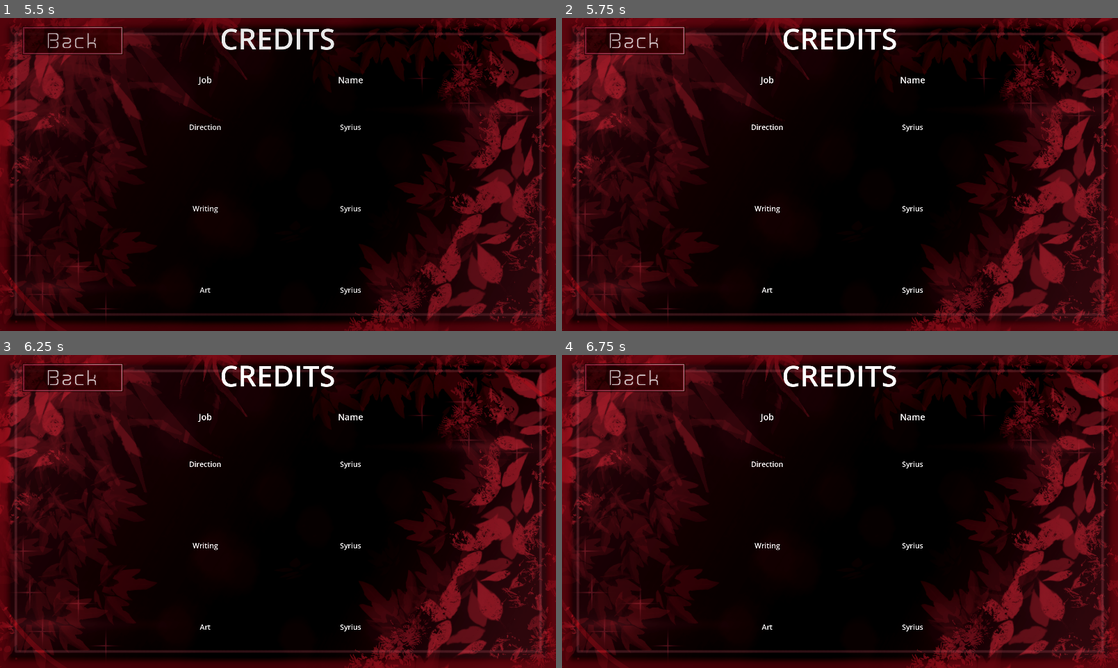
Above: before the commit, frames 1-4 (two rows, left to right).
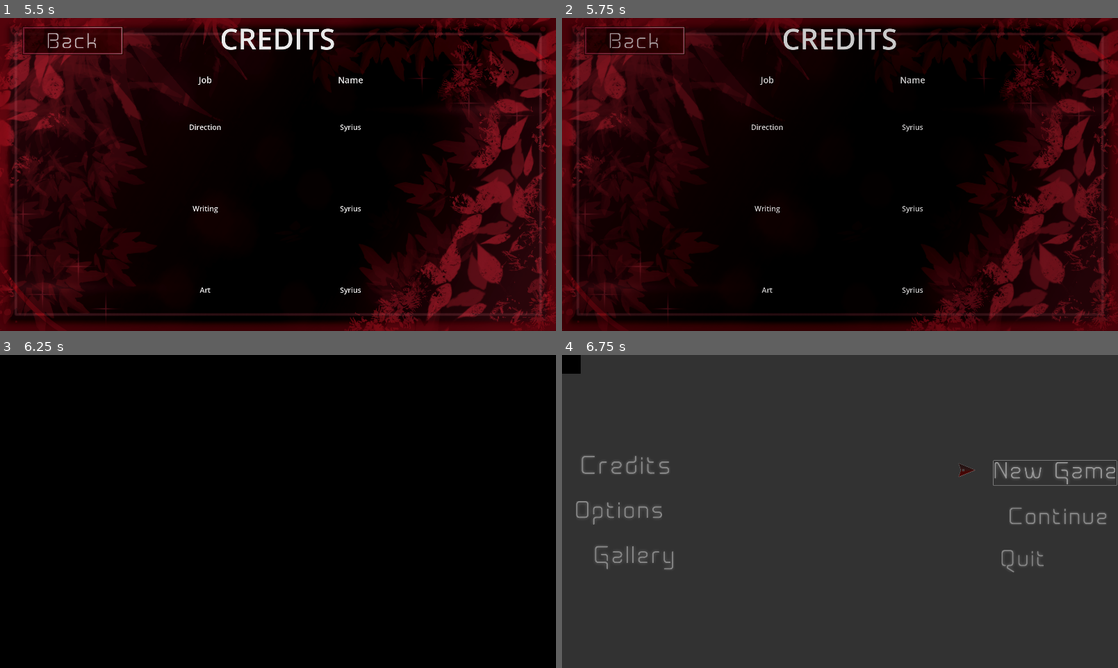
Above: after the commit, the same moments.

Repository: TomkoSK/Layers
Game: Godot game, scene res://Scenes/SplashScreen.tscn
The game is run twice, just before and just after one commit, with the same random seed, the same clock (stepped at 60 frames per second) and the same inputs. The engine's default icon, where the game draws it, is replaced by a stand-in: a white triangle on a blue panel in a dark square. Video files are missing from this copy of the repository; at most half a second of black plays in their place. Sound files missing from this copy of the repository are replaced by a short silence.
Inputs (mouse positions are in pixels of both pictures, inside the frame that each line leads up to):
- Up to frame 1 (5.5 s): tap Enter (ui_accept) at 0.5, 0.77, 1.25, 1.52, 2.75, 3.02, 5, 5.27 s; move the mouse to (400, 158) at 0.52 s; hold Right (ui_right) 0.53-1.28 s; click (400, 158) at 0.67 s; move the mouse to (166, 190) at 1.27 s; hold Down (ui_down) 1.28-2.03 s; click (166, 190) at 1.42 s; move the mouse to (333, 105) at 2.02 s; hold Right (ui_right) 2.03-2.78 s; click (333, 105) at 2.17 s; move the mouse to (250, 237) at 2.77 s; hold Up (ui_up) 2.78-3.5 s; click (250, 237) at 2.92 s; click (72, 221) at 3.5 s; click (61, 127) at 4.25 s; move the mouse to (444, 221) at 5.02 s; hold Left (ui_left) from 5.03 s (still down); click (444, 221) at 5.17 s
- Up to frame 2 (5.75 s): keep holding Left (ui_left); tap Escape (ui_cancel) at 5.65 s
- Up to frame 3 (6.25 s): keep holding Left (ui_left); move the mouse to (111, 464) at 5.77 s; click (111, 464) at 5.92 s; tap Enter (ui_accept) at 6.02 s
- Up to frame 4 (6.75 s): release Left (ui_left) at 6.5 s; click (1051, 473) at 6.52 s

Frame 1 is identical in both runs. In frame 2, 6.2% of the frame differs, in the area x 0-100%, y 0-100%; in frame 3, 52%; in frame 4, 100%.

Commit message:
Esc can now be used to exit from all main menu parts

Diff:
--- a/Scripts/Credits.gd
+++ b/Scripts/Credits.gd
@@ -18,6 +18,9 @@
 		if event.is_pressed():
 			if event.button_index == MOUSE_BUTTON_WHEEL_UP:
 				$Camera2D.position.y -= 20
+				$Camera2D.position.y = clamp($Camera2D.position.y, 540, 750)
 			if event.button_index == MOUSE_BUTTON_WHEEL_DOWN:
 				$Camera2D.position.y += 20
-	$Camera2D.position.y = clamp($Camera2D.position.y, 540, 750)
+				$Camera2D.position.y = clamp($Camera2D.position.y, 540, 750)
+	if(event.is_action_pressed("ui_cancel")):
+		$Camera2D/BackButton.emit_signal("pressed")
--- a/Scripts/Gallery.gd
+++ b/Scripts/Gallery.gd
@@ -18,6 +18,8 @@
 				$Camera2D.position.y = clamp($Camera2D.position.y, 0, max(len(images)*270-900, 0))
 	if(event.is_action_pressed("ui_accept")):
 		addImage("res://Gallery/testBG.png")
+	if(event.is_action_pressed("ui_cancel")):
+		$MenuButton.emit_signal("pressed")
 
 func addImage(imagePath : String):
 	var offset = len(images)
--- a/Scripts/Settings.gd
+++ b/Scripts/Settings.gd
@@ -126,3 +126,7 @@
 		$ResetButton.hide()
 		applyButtonOpacity = 0.55
 	$ApplyButton.modulate.a = applyButtonOpacity
+
+func _input(event):
+	if(event.is_action_pressed("ui_cancel")):
+		$BackButton.emit_signal("pressed")
